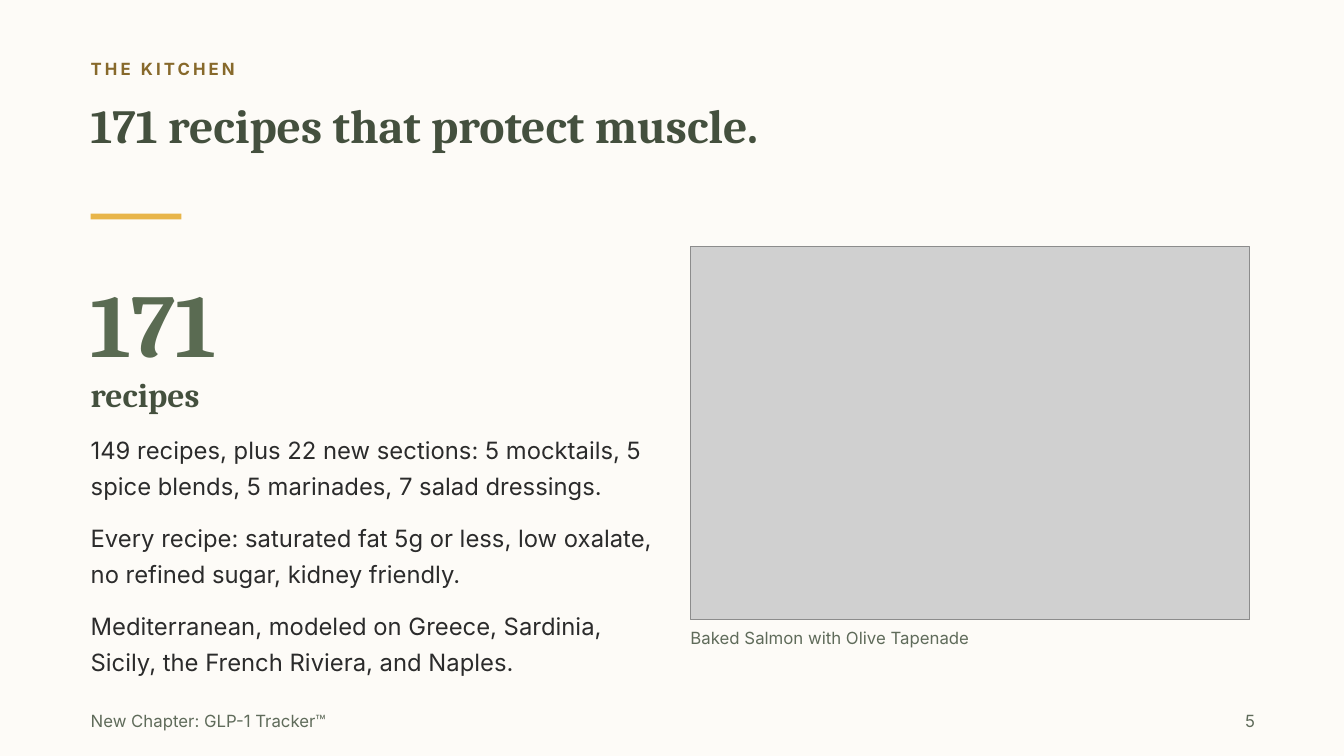
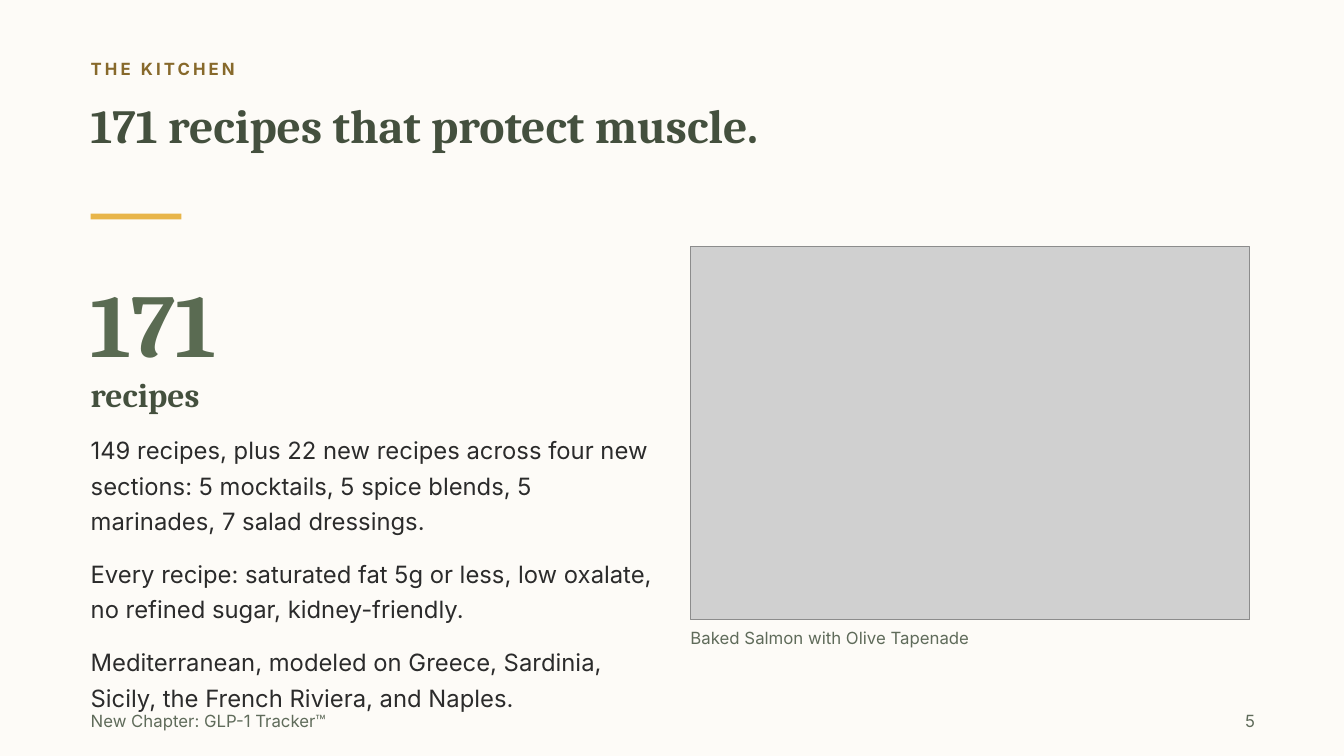
Before and after one commit to Millrjess/millrjess.github.io, a slide deck: slide 5 of assets/presentations/New_Chapter_Executive.pptx. Drawn at 1344x756 pixels with LibreOffice and Linux fonts; fonts in the diff are those of the drawing; grey boxes stand for pictures. Boxes give left, top, right and bottom in pixels: in the first picture for what was removed or moved away, otherwise in the second. Text is boxed around its words. In the diff, an @@ line names an element or a change of style, - is before the commit and + after.

```diff
--- a/assets/presentations/New_Chapter_Executive.pptx
+++ b/assets/presentations/New_Chapter_Executive.pptx
@@ text at bbox=[91, 441, 652, 623]: text changed @@
-149 recipes, plus 22 new sections: 5 mocktails, 5 spice blends, 5 marinades, 7 salad dressings.
-Every recipe: saturated fat 5g or less, low oxalate, no refined sugar, kidney friendly.
+149 recipes, plus 22 new recipes across four new sections: 5 mocktails, 5 spice blends, 5 marinades, 7 salad dressings.
+Every recipe: saturated fat 5g or less, low oxalate, no refined sugar, kidney-friendly.
```
Also in this commit, not shown: 7 other slides changed.
